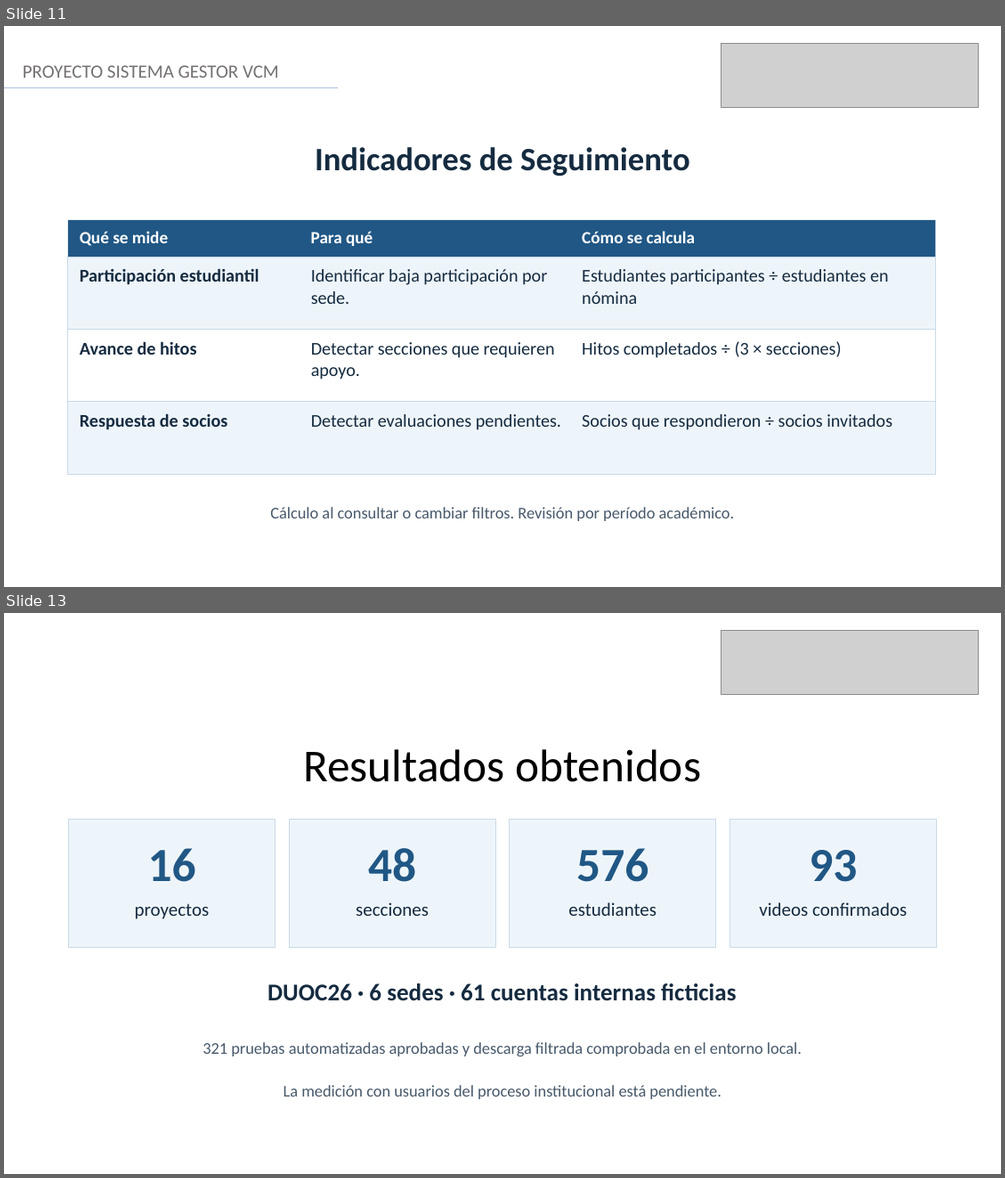
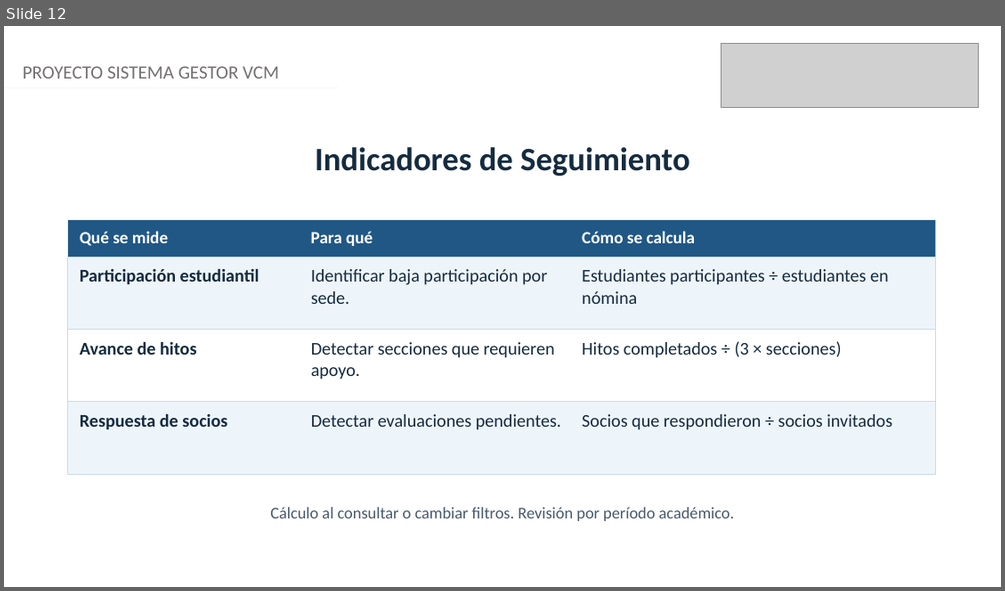
Before and after one commit to chiolinski/APT122-Sistema-Gestor-VCM, a slide deck: Fase 2/Evidencias Grupales/APT122_Presentacion_Final_Proyecto_VCM.pptx. Shown one above the other, each under a label of ours: slides 11 and 13 before the commit, slide 12 after it; the slides between them are not shown. The pictures are 1005x1178 and 1005x591 pixels, drawn with LibreOffice and Linux fonts; fonts in the diff are those of the drawing; grey boxes stand for pictures. Boxes give left, top, right and bottom in pixels: in the first picture for what was removed or moved away, otherwise in the second. Text is boxed around its words. In the diff, an @@ line names an element or a change of style, - is before the commit and + after.

```diff
--- a/Fase 2/Evidencias Grupales/APT122_Presentacion_Final_Proyecto_VCM.pptx
+++ b/Fase 2/Evidencias Grupales/APT122_Presentacion_Final_Proyecto_VCM.pptx
@@ slide 13 removed at (4, 613, 1001, 1174), background #FFFFFF @@
@@ picture removed at (721, 630, 979, 695) @@
@@ text removed at (303, 749, 701, 782) @@
-Resultados obtenidos
@@ rectangle removed at (68, 819, 275, 948) @@
@@ rectangle removed at (289, 819, 495, 948) @@
@@ rectangle removed at (510, 819, 716, 948) @@
@@ rectangle removed at (730, 819, 937, 948) @@
@@ text removed at (148, 848, 196, 882) @@
-16
@@ text removed at (368, 848, 416, 882) @@
-48
@@ text removed at (576, 848, 648, 882) @@
-576
@@ text removed at (809, 850, 857, 882) @@
-93
@@ text removed at (135, 903, 210, 919) @@
-proyectos
@@ text removed at (356, 902, 429, 916) @@
-secciones
@@ text removed at (568, 902, 656, 916) @@
-estudiantes
@@ text removed at (759, 902, 906, 916) @@
-videos confirmados
@@ text removed at (267, 983, 736, 1001) @@
-DUOC26 · 6 sedes · 61 cuentas internas ficticias
@@ text removed at (202, 1042, 801, 1056) @@
-321 pruebas automatizadas aprobadas y descarga filtrada comprobada en el entorno local.
@@ text removed at (283, 1085, 720, 1099) @@
-La medición con usuarios del proceso institucional está pendiente.
@@ what was slide 11 is now slide 12 @@
@@ slide 12 changed as well @@
@@ text "PROYECTO SISTEMA GESTOR VCM" at (23, 66, 279, 79): text colour #767171 to #757070 @@
@@ line (4, 88) - (339, 88): stroke #ABC0E4 1.25 pt to #F5F7FC 1.25 pt @@
```
Also in this commit, not shown: 7 other slides changed, 9 slides added, 7 other slides removed.
